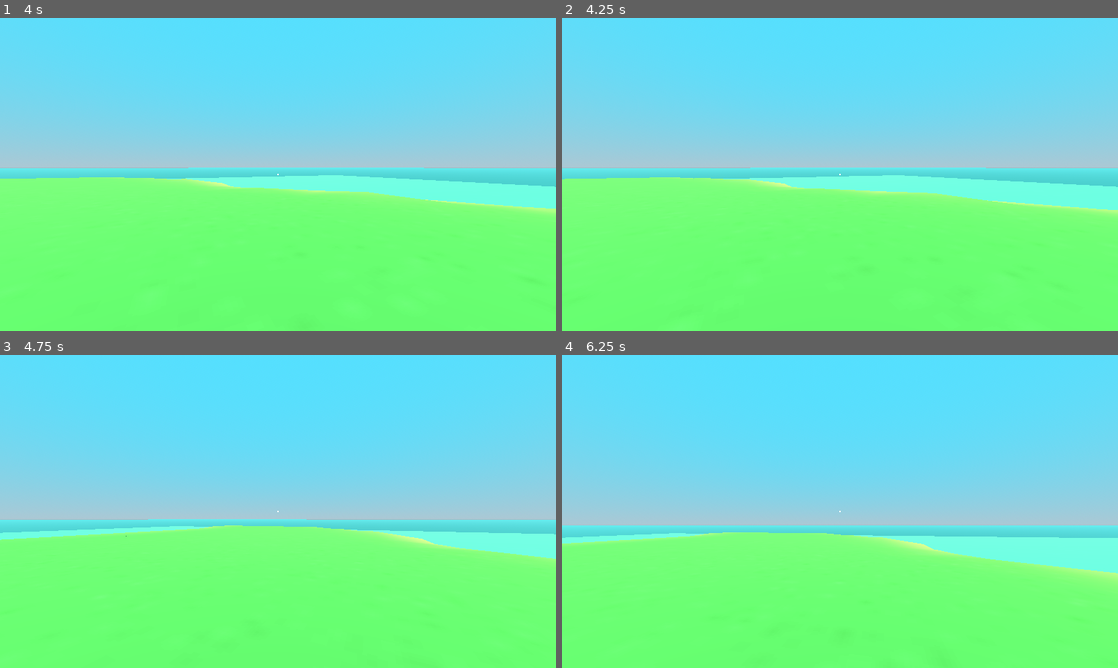
Above: before the commit, frames 1-4 (two rows, left to right).
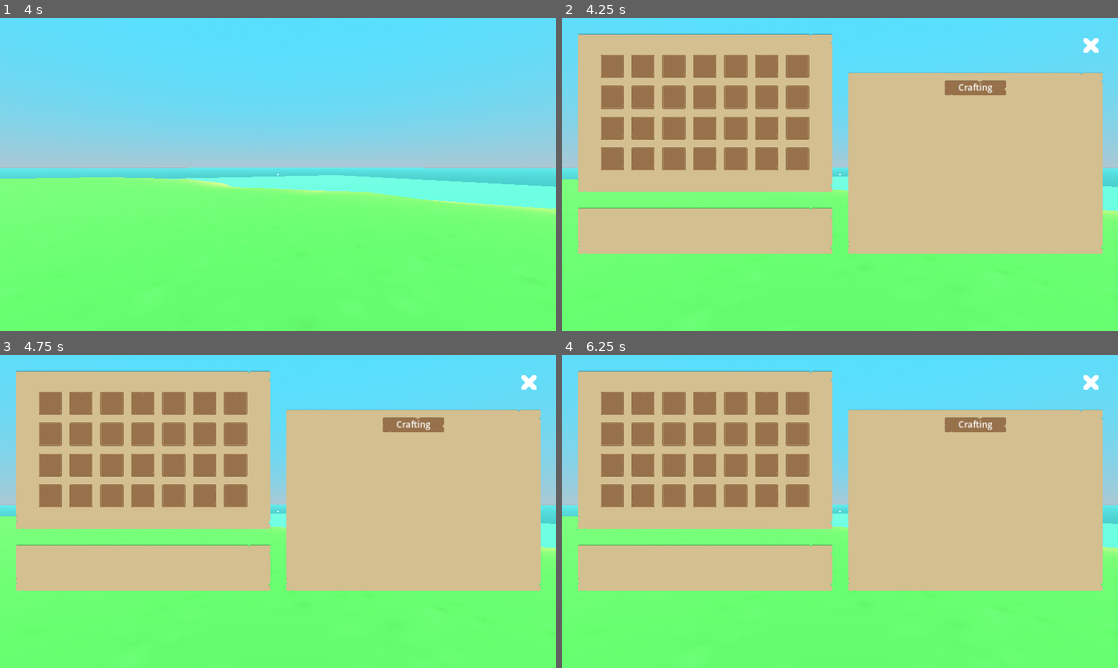
Above: after the commit, the same moments.

Repository: gevonstria/island_survivor
Game: Godot game, scene res://game/main_game.tscn
The game is run twice, just before and just after one commit, with the same random seed, the same clock (stepped at 60 frames per second) and the same inputs.
Inputs (mouse positions are in pixels of both pictures, inside the frame that each line leads up to):
- Up to frame 1 (4 s): tap Enter at 0.5, 2.75 s; move the mouse to (305, 174) at 0.52 s; hold W (move_forward) from 0.53 s (still down); tap F (interact) at 0.6, 1.35, 2.3, 2.85, 3.6 s; tap Space (jump) at 0.77, 1.25, 1.52, 3.02, 3.77 s; move the mouse to (250, 174) at 1.27 s; move the mouse to (289, 168) at 2.02 s; hold Shift (sprint) 2.03-2.78 s; move the mouse to (272, 180) at 2.77 s; move the mouse to (316, 177) at 3.52 s
- Up to frame 2 (4.25 s): keep holding W (move_forward); tap Tab (open_crafting_menu, bound only after the commit) at 4.15 s
- Up to frame 3 (4.75 s): keep holding W (move_forward); move the mouse to (233, 508) at 4.27 s; tap Shift (sprint) at 4.35 s; tap Space (jump) at 4.52 s; tap F (interact) at 4.55 s
- Up to frame 4 (6.25 s): tap Space (jump) at 5, 6.02 s; move the mouse to (845, 511) at 5.02 s; tap F (interact) at 5.1, 5.85 s; move the mouse to (817, 505) at 5.77 s; release W (move_forward) at 5.78 s; hold D (move_right) from 5.78 s (still down)

Frame 1 is identical in both runs. In frame 2, 57% of the frame differs, in the area x 0-100%, y 4-76%; in frame 3, 58%; in frame 4, 59%.

Commit message:
add crafting menu

Diff:
--- a/actors/player/player.gd
+++ b/actors/player/player.gd
@@ -8,6 +8,17 @@
 
 @onready var head: Node3D = $Head
 @onready var interaction_ray_cast: RayCast3D = $Head/InteractionRayCast
+
+func _enter_tree() -> void:
+	EventSystem.PLA_freeze_player.connect(set_freeze.bind(true))
+	EventSystem.PLA_unfreeze_player.connect(set_freeze.bind(false))
+
+func set_freeze(freeze):
+	set_process(!freeze)
+	set_physics_process(!freeze)
+	set_process_input(!freeze)
+	set_process_unhandled_key_input(!freeze)
+
 
 func _ready() -> void:
 	Input.set_mouse_mode(Input.MOUSE_MODE_CAPTURED)
@@ -56,3 +67,5 @@
 func _unhandled_key_input(event: InputEvent) -> void:
 	if event.is_action_pressed("ui_cancel"):
 		Input.set_mouse_mode(Input.MOUSE_MODE_VISIBLE)
+	elif event.is_action_pressed("open_crafting_menu"):
+		EventSystem.BUL_create_bulletin.emit(BulletinConfig.Keys.CraftingMenu, null)
--- /dev/null
+++ b/bulletins/crafting_menu.tscn
@@ -0,0 +1,5 @@
+[gd_scene load_steps=2 format=3 uid="uid://b11n2dchgblcp"]
+
+[ext_resource type="PackedScene" uid="uid://bj5sqvpo82wss" path="res://bulletins/player_menus.tscn" id="1_4cn08"]
+
+[node name="CraftingMenu" instance=ExtResource("1_4cn08")]
--- /dev/null
+++ b/bulletins/player_menus.gd
@@ -0,0 +1,10 @@
+extends Bulletin
+
+func _ready() -> void:
+	EventSystem.PLA_freeze_player.emit()
+	Input.set_mouse_mode(Input.MOUSE_MODE_VISIBLE)
+
+func close():
+	Input.set_mouse_mode(Input.MOUSE_MODE_CAPTURED)
+	EventSystem.BUL_destroy_bulletin.emit(BulletinConfig.Keys.CraftingMenu)
+	EventSystem.PLA_unfreeze_player.emit()
--- /dev/null
+++ b/bulletins/player_menus.tscn
@@ -0,0 +1,274 @@
+[gd_scene load_steps=14 format=3 uid="uid://bj5sqvpo82wss"]
+
+[ext_resource type="Texture2D" uid="uid://bo6u53p7h48lm" path="res://textures/panelInset_beige.png" id="1_ip1nb"]
+[ext_resource type="Script" path="res://bulletins/player_menus.gd" id="1_jc7kn"]
+[ext_resource type="Texture2D" uid="uid://ce7elfqa2a45y" path="res://textures/cross.png" id="2_820qy"]
+[ext_resource type="PackedScene" uid="uid://bihchgc53k323" path="res://ui/custom_nodes/inventory_slot.tscn" id="2_dkcxg"]
+[ext_resource type="Texture2D" uid="uid://kdaxobu0yfhw" path="res://textures/panelInset_brown.png" id="3_4grpx"]
+
+[sub_resource type="StyleBoxEmpty" id="StyleBoxEmpty_6dv5f"]
+
+[sub_resource type="StyleBoxEmpty" id="StyleBoxEmpty_6veyu"]
+
+[sub_resource type="StyleBoxEmpty" id="StyleBoxEmpty_87ccs"]
+
+[sub_resource type="StyleBoxEmpty" id="StyleBoxEmpty_b830n"]
+
+[sub_resource type="StyleBoxEmpty" id="StyleBoxEmpty_duy7p"]
+
+[sub_resource type="InputEventKey" id="InputEventKey_s4ouu"]
+device = -1
+keycode = 4194306
+
+[sub_resource type="InputEventKey" id="InputEventKey_1x1qn"]
+device = -1
+keycode = 4194305
+
+[sub_resource type="Shortcut" id="Shortcut_dq4gu"]
+events = [SubResource("InputEventKey_s4ouu"), SubResource("InputEventKey_1x1qn")]
+
+[node name="PlayerMenuBase" type="Control"]
+layout_mode = 3
+anchors_preset = 15
+anchor_right = 1.0
+anchor_bottom = 1.0
+grow_horizontal = 2
+grow_vertical = 2
+script = ExtResource("1_jc7kn")
+
+[node name="MarginContainer" type="MarginContainer" parent="."]
+layout_mode = 1
+anchors_preset = 15
+anchor_right = 1.0
+anchor_bottom = 1.0
+grow_horizontal = 2
+grow_vertical = 2
+theme_override_constants/margin_left = 32
+theme_override_constants/margin_top = 32
+theme_override_constants/margin_right = 32
+theme_override_constants/margin_bottom = 160
+
+[node name="HBoxContainer" type="HBoxContainer" parent="MarginContainer"]
+layout_mode = 2
+theme_override_constants/separation = 32
+
+[node name="VSplitContainer" type="VSplitContainer" parent="MarginContainer/HBoxContainer"]
+layout_mode = 2
+size_flags_horizontal = 3
+theme_override_constants/separation = 32
+split_offset = 600
+dragger_visibility = 1
+
+[node name="InventoryNinePatchRect" type="NinePatchRect" parent="MarginContainer/HBoxContainer/VSplitContainer"]
+layout_mode = 2
+texture = ExtResource("1_ip1nb")
+patch_margin_left = 32
+patch_margin_top = 32
+patch_margin_right = 48
+patch_margin_bottom = 32
+
+[node name="InventoryContainer" type="GridContainer" parent="MarginContainer/HBoxContainer/VSplitContainer/InventoryNinePatchRect"]
+layout_mode = 1
+anchors_preset = 8
+anchor_left = 0.5
+anchor_top = 0.5
+anchor_right = 0.5
+anchor_bottom = 0.5
+offset_left = -188.0
+offset_top = -104.0
+offset_right = 188.0
+offset_bottom = 104.0
+grow_horizontal = 2
+grow_vertical = 2
+theme_override_constants/h_separation = 16
+theme_override_constants/v_separation = 16
+columns = 7
+
+[node name="InventorySlot" parent="MarginContainer/HBoxContainer/VSplitContainer/InventoryNinePatchRect/InventoryContainer" instance=ExtResource("2_dkcxg")]
+layout_mode = 2
+
+[node name="InventorySlot2" parent="MarginContainer/HBoxContainer/VSplitContainer/InventoryNinePatchRect/InventoryContainer" instance=ExtResource("2_dkcxg")]
+layout_mode = 2
+
+[node name="InventorySlot3" parent="MarginContainer/HBoxContainer/VSplitContainer/InventoryNinePatchRect/InventoryContainer" instance=ExtResource("2_dkcxg")]
+layout_mode = 2
+
+[node name="InventorySlot4" parent="MarginContainer/HBoxContainer/VSplitContainer/InventoryNinePatchRect/InventoryContainer" instance=ExtResource("2_dkcxg")]
+layout_mode = 2
+
+[node name="InventorySlot5" parent="MarginContainer/HBoxContainer/VSplitContainer/InventoryNinePatchRect/InventoryContainer" instance=ExtResource("2_dkcxg")]
+layout_mode = 2
+
+[node name="InventorySlot6" parent="MarginContainer/HBoxContainer/VSplitContainer/InventoryNinePatchRect/InventoryContainer" instance=ExtResource("2_dkcxg")]
+layout_mode = 2
+
+[node name="InventorySlot7" parent="MarginContainer/HBoxContainer/VSplitContainer/InventoryNinePatchRect/InventoryContainer" instance=ExtResource("2_dkcxg")]
+layout_mode = 2
+
+[node name="InventorySlot8" parent="MarginContainer/HBoxContainer/VSplitContainer/InventoryNinePatchRect/InventoryContainer" instance=ExtResource("2_dkcxg")]
+layout_mode = 2
+
+[node name="InventorySlot9" parent="MarginContainer/HBoxContainer/VSplitContainer/InventoryNinePatchRect/InventoryContainer" instance=ExtResource("2_dkcxg")]
+layout_mode = 2
+
+[node name="InventorySlot10" parent="MarginContainer/HBoxContainer/VSplitContainer/InventoryNinePatchRect/InventoryContainer" instance=ExtResource("2_dkcxg")]
+layout_mode = 2
+
+[node name="InventorySlot11" parent="MarginContainer/HBoxContainer/VSplitContainer/InventoryNinePatchRect/InventoryContainer" instance=ExtResource("2_dkcxg")]
+layout_mode = 2
+
+[node name="InventorySlot12" parent="MarginContainer/HBoxContainer/VSplitContainer/InventoryNinePatchRect/InventoryContainer" instance=ExtResource("2_dkcxg")]
+layout_mode = 2
+
+[node name="InventorySlot13" parent="MarginContainer/HBoxContainer/VSplitContainer/InventoryNinePatchRect/InventoryContainer" instance=ExtResource("2_dkcxg")]
+layout_mode = 2
+
+[node name="InventorySlot14" parent="MarginContainer/HBoxContainer/VSplitContainer/InventoryNinePatchRect/InventoryContainer" instance=ExtResource("2_dkcxg")]
+layout_mode = 2
+
+[node name="InventorySlot15" parent="MarginContainer/HBoxContainer/VSplitContainer/InventoryNinePatchRect/InventoryContainer" instance=ExtResource("2_dkcxg")]
+layout_mode = 2
+
+[node name="InventorySlot16" parent="MarginContainer/HBoxContainer/VSplitContainer/InventoryNinePatchRect/InventoryContainer" instance=ExtResource("2_dkcxg")]
+layout_mode = 2
+
+[node name="InventorySlot17" parent="MarginContainer/HBoxContainer/VSplitContainer/InventoryNinePatchRect/InventoryContainer" instance=ExtResource("2_dkcxg")]
+layout_mode = 2
+
+[node name="InventorySlot18" parent="MarginContainer/HBoxContainer/VSplitContainer/InventoryNinePatchRect/InventoryContainer" instance=ExtResource("2_dkcxg")]
+layout_mode = 2
+
+[node name="InventorySlot19" parent="MarginContainer/HBoxContainer/VSplitContainer/InventoryNinePatchRect/InventoryContainer" instance=ExtResource("2_dkcxg")]
+layout_mode = 2
+
+[node name="InventorySlot20" parent="MarginContainer/HBoxContainer/VSplitContainer/InventoryNinePatchRect/InventoryContainer" instance=ExtResource("2_dkcxg")]
+layout_mode = 2
+
+[node name="InventorySlot21" parent="MarginContainer/HBoxContainer/VSplitContainer/InventoryNinePatchRect/InventoryContainer" instance=ExtResource("2_dkcxg")]
+layout_mode = 2
+
+[node name="InventorySlot22" parent="MarginContainer/HBoxContainer/VSplitContainer/InventoryNinePatchRect/InventoryContainer" instance=ExtResource("2_dkcxg")]
+layout_mode = 2
+
+[node name="InventorySlot23" parent="MarginContainer/HBoxContainer/VSplitContainer/InventoryNinePatchRect/InventoryContainer" instance=ExtResource("2_dkcxg")]
+layout_mode = 2
+
+[node name="InventorySlot24" parent="MarginContainer/HBoxContainer/VSplitContainer/InventoryNinePatchRect/InventoryContainer" instance=ExtResource("2_dkcxg")]
+layout_mode = 2
+
+[node name="InventorySlot25" parent="MarginContainer/HBoxContainer/VSplitContainer/InventoryNinePatchRect/InventoryContainer" instance=ExtResource("2_dkcxg")]
+layout_mode = 2
+
+[node name="InventorySlot26" parent="MarginContainer/HBoxContainer/VSplitContainer/InventoryNinePatchRect/InventoryContainer" instance=ExtResource("2_dkcxg")]
+layout_mode = 2
+
+[node name="InventorySlot27" parent="MarginContainer/HBoxContainer/VSplitContainer/InventoryNinePatchRect/InventoryContainer" instance=ExtResource("2_dkcxg")]
+layout_mode = 2
+
+[node name="InventorySlot28" parent="MarginContainer/HBoxContainer/VSplitContainer/InventoryNinePatchRect/InventoryContainer" instance=ExtResource("2_dkcxg")]
+layout_mode = 2
+
+[node name="DescriptionNinePatchRect" type="NinePatchRect" parent="MarginContainer/HBoxContainer/VSplitContainer"]
+layout_mode = 2
+texture = ExtResource("1_ip1nb")
+patch_margin_left = 32
+patch_margin_top = 64
+patch_margin_right = 48
+patch_margin_bottom = 32
+
+[node name="MarginContainer" type="MarginContainer" parent="MarginContainer/HBoxContainer/VSplitContainer/DescriptionNinePatchRect"]
+layout_mode = 1
+anchors_preset = 15
+anchor_right = 1.0
+anchor_bottom = 1.0
+grow_horizontal = 2
+grow_vertical = 2
+theme_override_constants/margin_left = 16
+theme_override_constants/margin_top = 16
+theme_override_constants/margin_right = 16
+theme_override_constants/margin_bottom = 16
+
+[node name="HBoxContainer" type="HBoxContainer" parent="MarginContainer/HBoxContainer/VSplitContainer/DescriptionNinePatchRect/MarginContainer"]
+layout_mode = 2
+theme_override_constants/separation = 16
+
+[node name="ItemDescriptionLabel" type="Label" parent="MarginContainer/HBoxContainer/VSplitContainer/DescriptionNinePatchRect/MarginContainer/HBoxContainer"]
+custom_minimum_size = Vector2(240, 0)
+layout_mode = 2
+size_flags_horizontal = 3
+size_flags_vertical = 1
+autowrap_mode = 2
+
+[node name="ItemExtraInfoLabel" type="Label" parent="MarginContainer/HBoxContainer/VSplitContainer/DescriptionNinePatchRect/MarginContainer/HBoxContainer"]
+custom_minimum_size = Vector2(240, 0)
+layout_mode = 2
+size_flags_horizontal = 3
+size_flags_vertical = 1
+autowrap_mode = 2
+
+[node name="VBoxContainer" type="VBoxContainer" parent="MarginContainer/HBoxContainer"]
+layout_mode = 2
+size_flags_horizontal = 3
+theme_override_constants/separation = 32
+
+[node name="CloseButton" type="Button" parent="MarginContainer/HBoxContainer/VBoxContainer"]
+custom_minimum_size = Vector2(48, 48)
+layout_mode = 2
+size_flags_horizontal = 8
+theme_override_styles/normal = SubResource("StyleBoxEmpty_6dv5f")
+theme_override_styles/hover = SubResource("StyleBoxEmpty_6veyu")
+theme_override_styles/pressed = SubResource("StyleBoxEmpty_87ccs")
+theme_override_styles/disabled = SubResource("StyleBoxEmpty_b830n")
+theme_override_styles/focus = SubResource("StyleBoxEmpty_duy7p")
+shortcut = SubResource("Shortcut_dq4gu")
+icon = ExtResource("2_820qy")
+expand_icon = true
+
+[node name="UtilityNinePatchRect" type="NinePatchRect" parent="MarginContainer/HBoxContainer/VBoxContainer"]
+layout_mode = 2
+size_flags_vertical = 3
+texture = ExtResource("1_ip1nb")
+patch_margin_left = 32
+patch_margin_top = 32
+patch_margin_right = 48
+patch_margin_bottom = 32
+
+[node name="MarginContainer" type="MarginContainer" parent="MarginContainer/HBoxContainer/VBoxContainer/UtilityNinePatchRect"]
+layout_mode = 1
+anchors_preset = 15
+anchor_right = 1.0
+anchor_bottom = 1.0
+grow_horizontal = 2
+grow_vertical = 2
+theme_override_constants/margin_left = 16
+theme_override_constants/margin_top = 16
+theme_override_constants/margin_right = 16
+theme_override_constants/margin_bottom = 16
+
+[node name="VBoxContainer" type="VBoxContainer" parent="MarginContainer/HBoxContainer/VBoxContainer/UtilityNinePatchRect/MarginContainer"]
+layout_mode = 2
+
+[node name="NinePatchRect" type="NinePatchRect" parent="MarginContainer/HBoxContainer/VBoxContainer/UtilityNinePatchRect/MarginContainer/VBoxContainer"]
+custom_minimum_size = Vector2(128, 32)
+layout_mode = 2
+size_flags_horizontal = 4
+size_flags_vertical = 0
+texture = ExtResource("3_4grpx")
+patch_margin_left = 16
+patch_margin_top = 16
+patch_margin_right = 32
+patch_margin_bottom = 16
+
+[node name="Label" type="Label" parent="MarginContainer/HBoxContainer/VBoxContainer/UtilityNinePatchRect/MarginContainer/VBoxContainer/NinePatchRect"]
+layout_mode = 1
+anchors_preset = 15
+anchor_right = 1.0
+anchor_bottom = 1.0
+grow_horizontal = 2
+grow_vertical = 2
+theme_override_font_sizes/font_size = 18
+text = "Crafting"
+horizontal_alignment = 1
+vertical_alignment = 1
+
+[connection signal="pressed" from="MarginContainer/HBoxContainer/VBoxContainer/CloseButton" to="." method="close"]
--- a/game/configs/bulletin_config.gd
+++ b/game/configs/bulletin_config.gd
@@ -1,11 +1,13 @@
 class_name BulletinConfig
 
 enum Keys {
-	InteractionPrompt
+	InteractionPrompt,
+	CraftingMenu,
 }
 
 const BULLETIN_PATHS = {
-	Keys.InteractionPrompt: "res://bulletins/interaction_prompt.tscn"
+	Keys.InteractionPrompt: "res://bulletins/interaction_prompt.tscn",
+	Keys.CraftingMenu: "res://bulletins/crafting_menu.tscn"
 }
 
 static func get_bulletin(key):
--- a/game/event_system.gd
+++ b/game/event_system.gd
@@ -4,3 +4,6 @@
 signal BUL_destroy_bulletin
 
 signal INV_try_to_pickup_item
+
+signal PLA_freeze_player
+signal PLA_unfreeze_player
--- a/project.godot
+++ b/project.godot
@@ -61,6 +61,11 @@
 "events": [Object(InputEventKey,"resource_local_to_scene":false,"resource_name":"","device":-1,"window_id":0,"alt_pressed":false,"shift_pressed":false,"ctrl_pressed":false,"meta_pressed":false,"pressed":false,"keycode":0,"physical_keycode":70,"key_label":0,"unicode":102,"echo":false,"script":null)
 ]
 }
+open_crafting_menu={
+"deadzone": 0.5,
+"events": [Object(InputEventKey,"resource_local_to_scene":false,"resource_name":"","device":-1,"window_id":0,"alt_pressed":false,"shift_pressed":false,"ctrl_pressed":false,"meta_pressed":false,"pressed":false,"keycode":0,"physical_keycode":4194306,"key_label":0,"unicode":0,"echo":false,"script":null)
+]
+}
 
 [layer_names]
 
--- /dev/null
+++ b/ui/custom_nodes/inventory_slot.tscn
@@ -0,0 +1,25 @@
+[gd_scene load_steps=2 format=3 uid="uid://bihchgc53k323"]
+
+[ext_resource type="Texture2D" uid="uid://c0mi5p7oscbg2" path="res://textures/panel_brown.png" id="1_8cj6b"]
+
+[node name="InventorySlot" type="TextureRect"]
+custom_minimum_size = Vector2(48, 48)
+offset_right = 40.0
+offset_bottom = 40.0
+texture = ExtResource("1_8cj6b")
+expand_mode = 1
+
+[node name="MarginContainer" type="MarginContainer" parent="."]
+layout_mode = 1
+anchors_preset = 15
+anchor_right = 1.0
+anchor_bottom = 1.0
+grow_horizontal = 2
+grow_vertical = 2
+theme_override_constants/margin_left = 8
+theme_override_constants/margin_top = 8
+theme_override_constants/margin_right = 8
+theme_override_constants/margin_bottom = 8
+
+[node name="TextureRect" type="TextureRect" parent="MarginContainer"]
+layout_mode = 2
